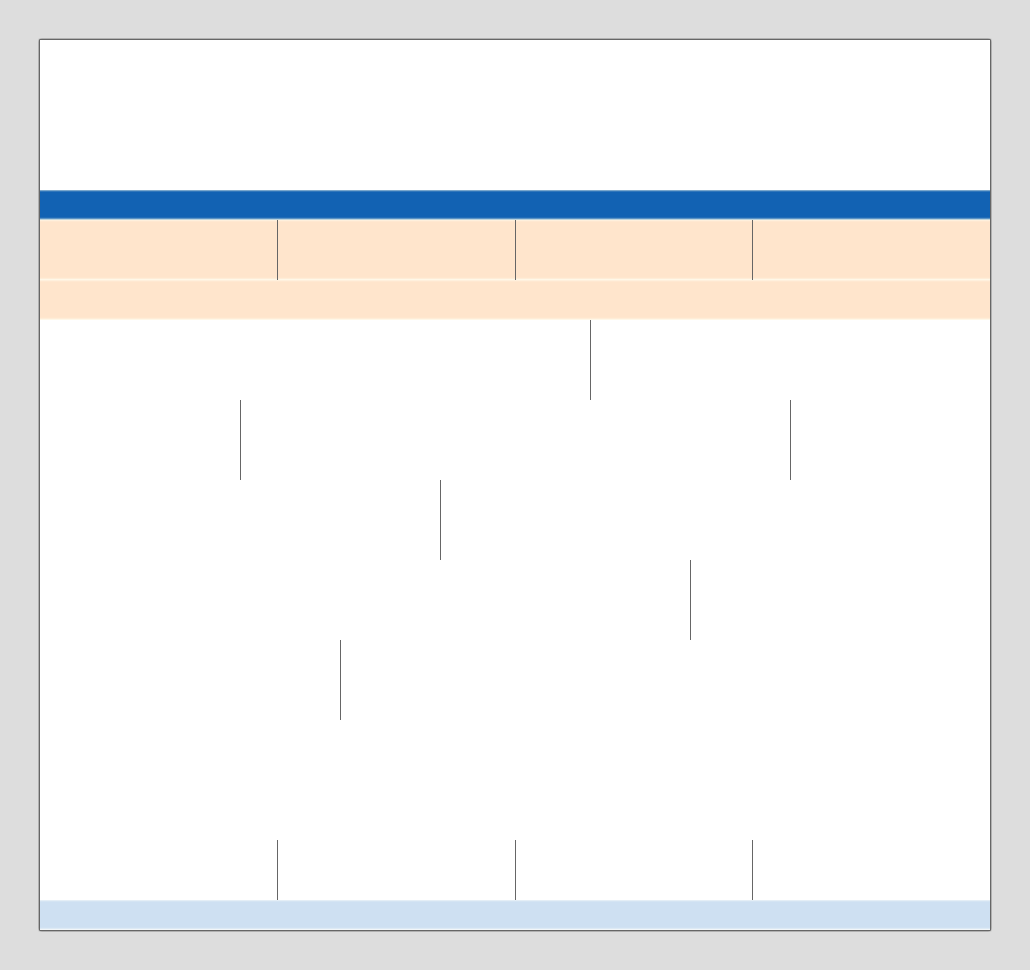
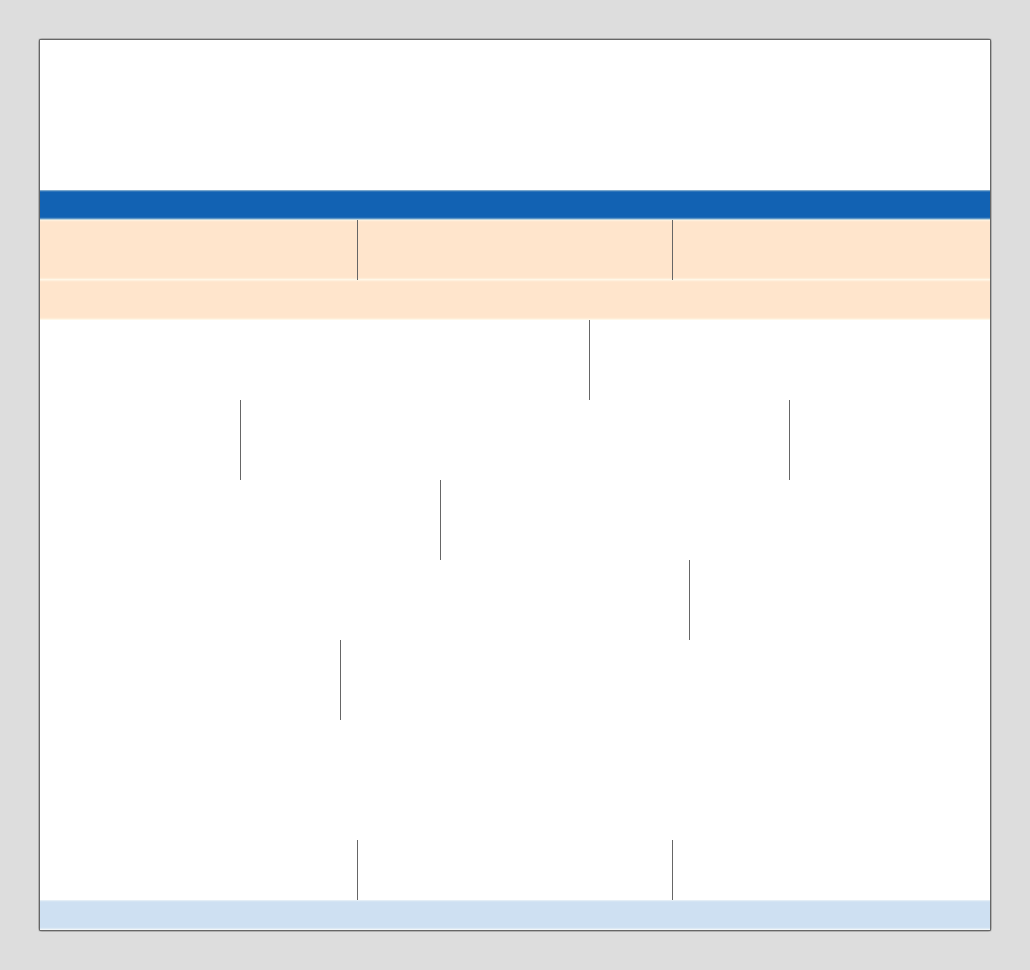
Two versions of the same layered image (1030 × 970). Layer-by-layer changes:
painted on "stroke" over [277, 220, 791, 900]
